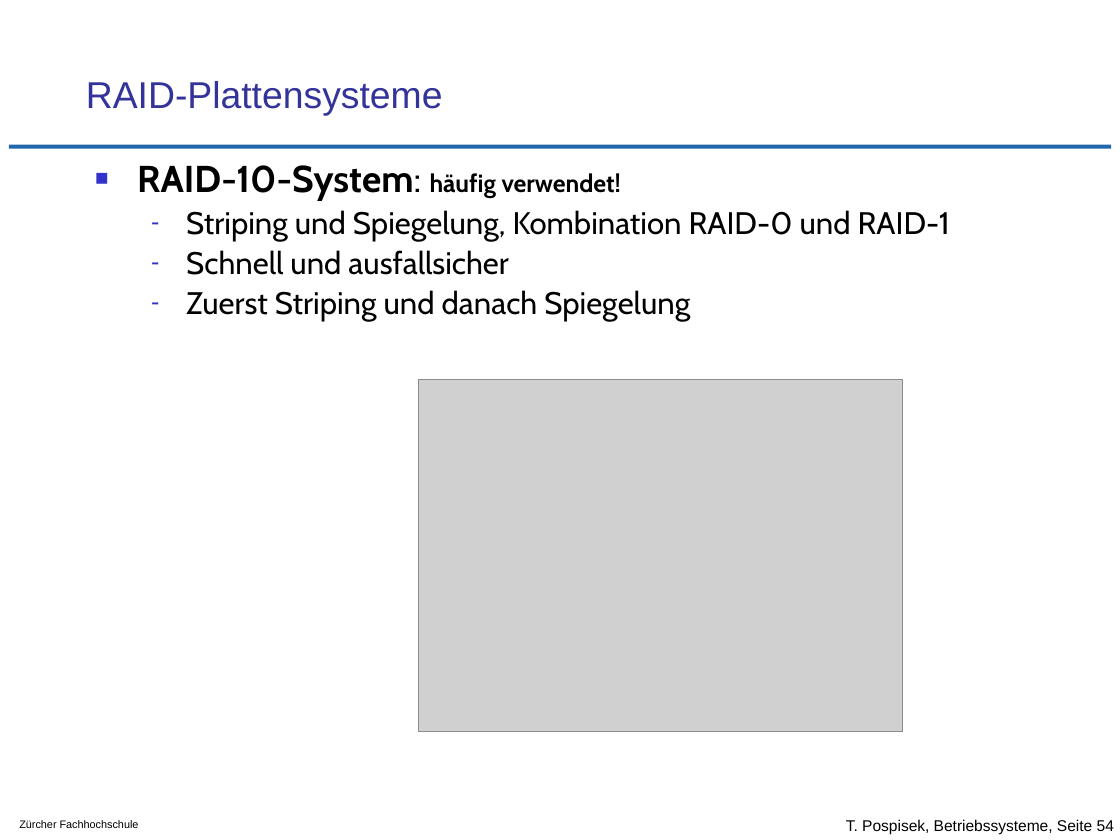
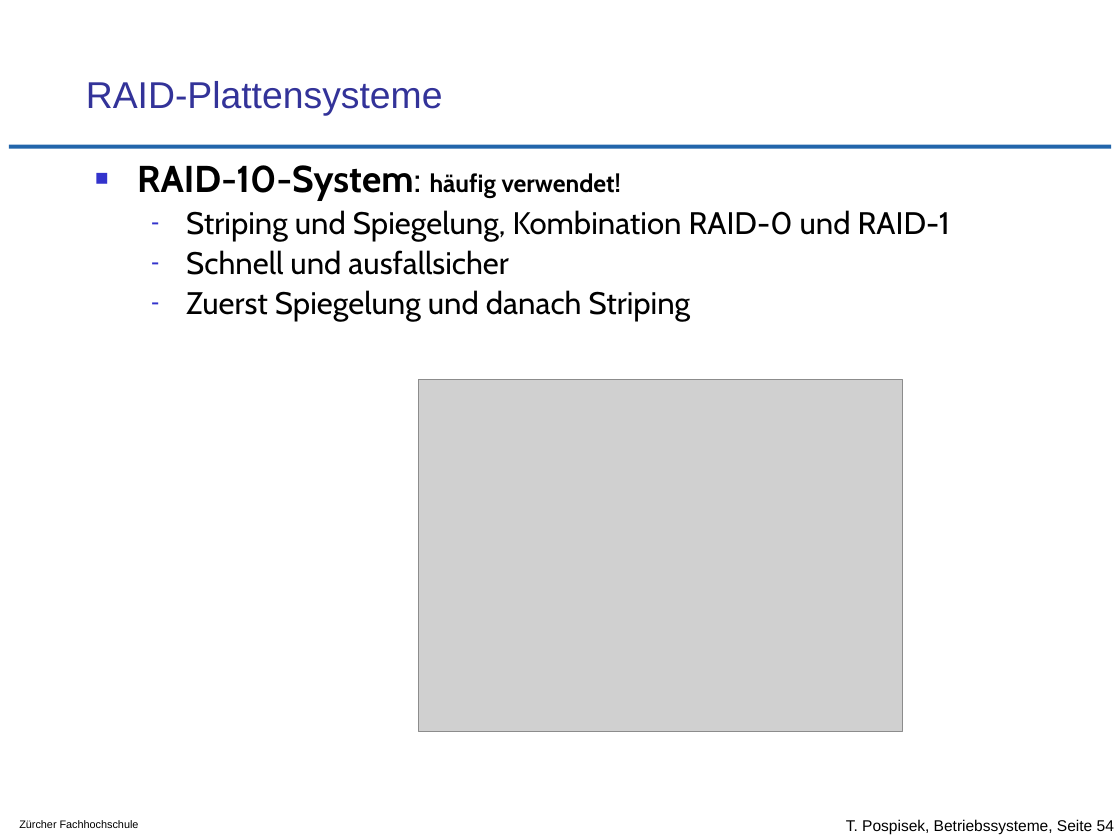
Before and after one commit to tpo/betriebssysteme, a slide deck: slide 54 of 12_Geraete_und_Dateiverwaltung.odp. Drawn at 1120x840 pixels with LibreOffice and Linux fonts; fonts in the diff are those of the drawing; grey boxes stand for pictures; background and template pictures are left out. Boxes give left, top, right and bottom in pixels: in the first picture for what was removed or moved away, otherwise in the second. Text is boxed around its words. In the diff, an @@ line names an element or a change of style, - is before the commit and + after.

Commit message:
RAID 10 Korrektur der Architektur (!)

```diff
--- a/12_Geraete_und_Dateiverwaltung.odp
+++ b/12_Geraete_und_Dateiverwaltung.odp
@@ text at (186,290,691,322): text changed @@
-  – Zuerst Striping und danach Spiegelung
+  – Zuerst Spiegelung und danach Striping
```
Also in this commit, not shown: 1 other file.
